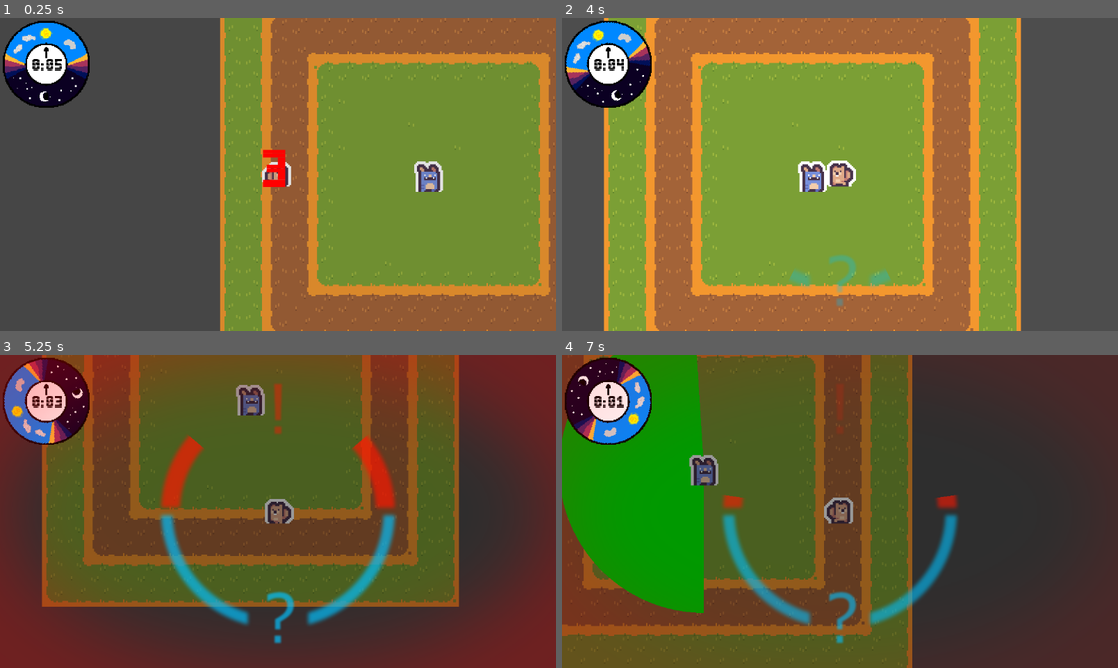
Above: before the commit, frames 1-4 (two rows, left to right).
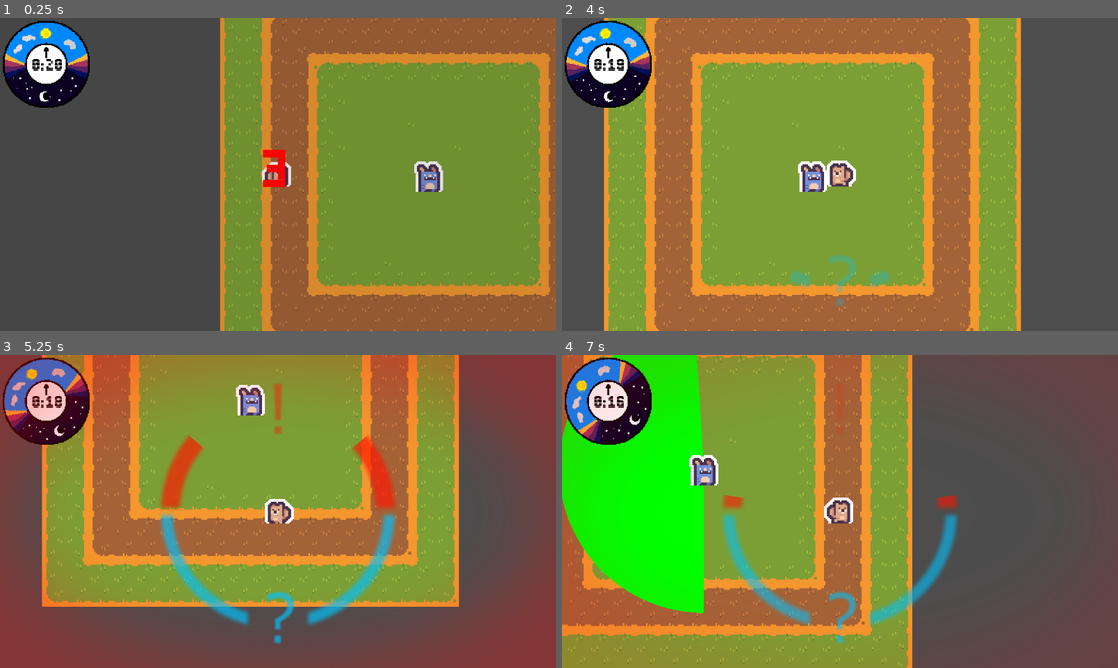
Above: after the commit, the same moments.

Repository: Sosenteam/groundhog-stealth
Game: Godot game, scene res://world.tscn
The game is run twice, just before and just after one commit, with the same random seed, the same clock (stepped at 60 frames per second) and the same inputs.
Inputs:
- Up to frame 1 (0.25 s): no input
- Up to frame 2 (4 s): hold D (move_right) 0.53-1.28 s; hold Space (move_dash) 0.53-1.28 s; hold S (move_down) 1.28-2.03 s; tap Space (move_dash) at 1.35, 2.85 s; hold D (move_right) 2.03-2.78 s; hold Space (move_dash) 2.03-2.78 s; hold W (move_up) 2.78-3.53 s; hold A (move_left) from 3.53 s (still down); hold Space (move_dash) from 3.53 s (still down)
- Up to frame 3 (5.25 s): release Space (move_dash) at 4.28 s; tap Space (move_dash) at 4.35 s; release A (move_left) at 5.03 s; hold S (move_down) from 5.03 s (still down); hold Space (move_dash) from 5.03 s (still down)
- Up to frame 4 (7 s): release S (move_down) at 5.78 s; release Space (move_dash) at 5.78 s; hold D (move_right) 5.78-6.53 s; tap Space (move_dash) at 5.85 s; hold W (move_up) from 6.53 s (still down); hold Space (move_dash) from 6.53 s (still down)

The runs differ from the first frame. In frame 1, less than 0.1% of the frame differs, in the area x 8-12%, y 13-17%; in frame 2, 1.1%; in frame 3, 83%; in frame 4, 98%, in the area x 0-100%, y 0-100%.

Commit message:
made 20 sec game not 5 sec

Diff:
--- a/world.gd
+++ b/world.gd
@@ -60,7 +60,7 @@
 func _ready() -> void:
 	# creating clock
 	active_clock = clock_scene.instantiate()
-	active_clock.setup(5.0)
+	active_clock.setup(20.0)
 	add_child(active_clock)
 
 	# Connect countdown signal to start the clock
